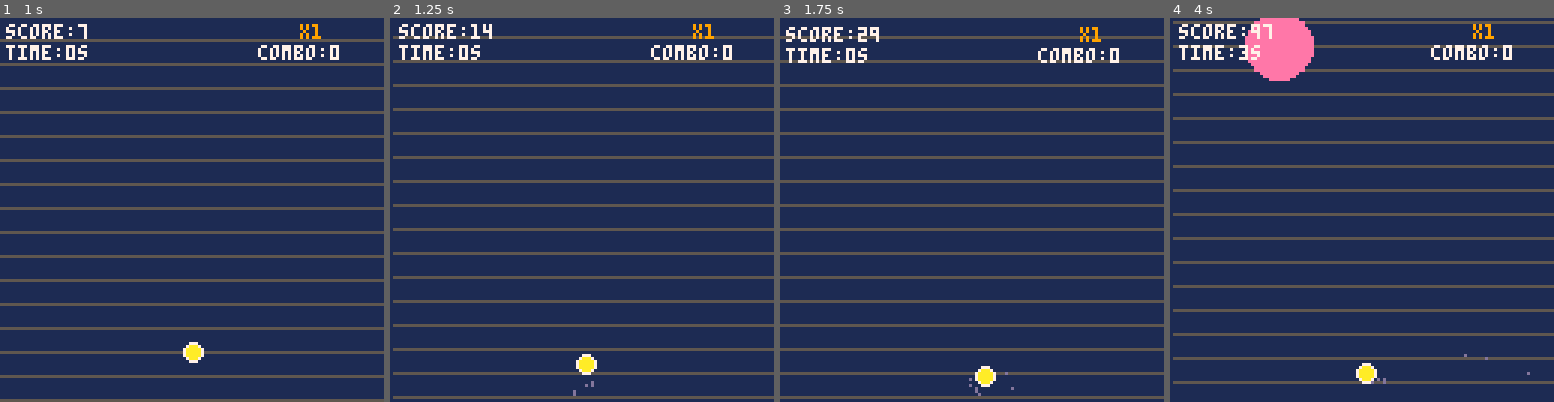
Above: before the commit, frames 1-4 (left to right).
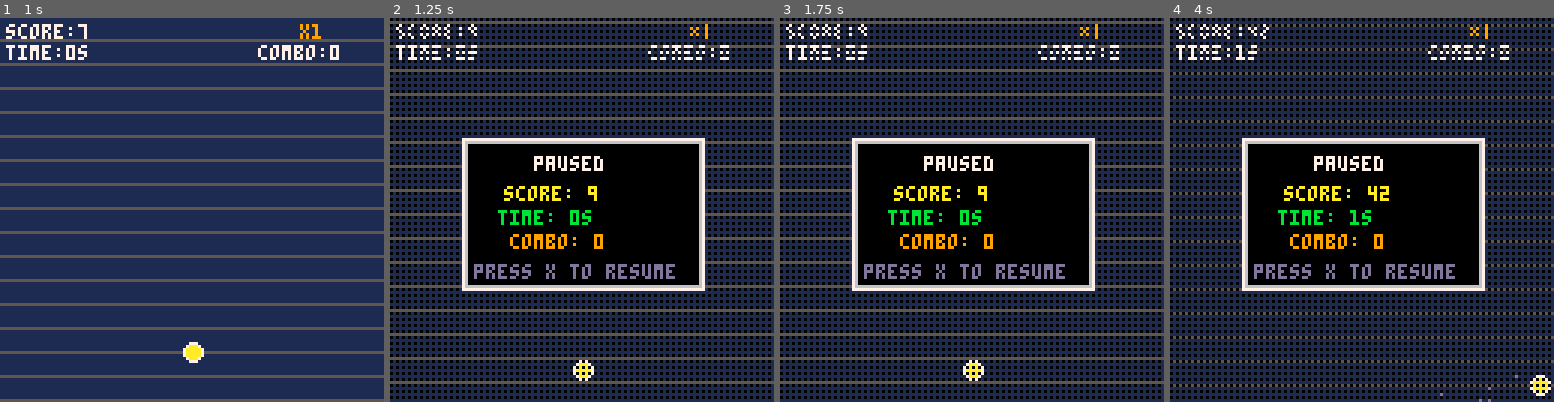
Above: after the commit, the same moments.

Repository: jeffcampbell/game-a-day
Game: PICO-8 cartridge games/2026-02-27/game.p8
Two runs of this game, one before a commit and one after it. Both use one fixed random seed, a clock stepped at 60 frames per second and the inputs below.
Inputs:
- Up to frame 1 (1 s): tap X (X key) at 0.33 s; tap O (Z key) at 0.7 s
- Up to frame 2 (1.25 s): tap X (X key) at 1.07 s
- Up to frame 3 (1.75 s): hold Right from 1.6 s (still down); tap O (Z key) at 1.7 s
- Up to frame 4 (4 s): tap X (X key) at 1.85, 2.97 s; release Right at 2.1 s; tap O (Z key) every 0.4 s from 2.1 to 3.7 s; hold Up 2.15-2.42 s; hold Right 2.47-3.03 s; hold Left 3.08-3.58 s; hold Down 3.63-3.97 s

Frame 1 is identical in both runs. In frame 2, 59% of the frame differs, in the area x 0-100%, y 0-100%; in frame 3, 58%; in frame 4, 59%.

Commit message:
Add pause functionality to Bounce King
Implemented pause state with X button control:
- Press X during gameplay to pause (freezes all game physics and timers)
- Press X again to resume gameplay
- Pause screen shows: current score, game time, combo, and resume instructions
- Music stops when paused, resumes when unpaused
- Visual dimming overlay (checkerboard pattern) indicates paused state
- 15-frame cooldown prevents rapid pause/unpause
- All timers frozen: gametime, shield_time, slowmo_time, doublescore_time
- Logging: state:pause and state:resume for test infrastructure

Co-Authored-By: Claude Sonnet 4.5 <noreply@anthropic.com>

Diff:
--- a/games/2026-02-27/game.p8
+++ b/games/2026-02-27/game.p8
@@ -37,6 +37,7 @@
 difficulty = 2  -- 1=easy, 2=normal, 3=hard
 diff_selection = 2  -- current selection cursor
 input_cooldown = 0  -- navigation delay
+pause_cooldown = 0  -- pause button cooldown
 
 -- visual juice
 shake_time = 0
@@ -93,6 +94,8 @@
     update_difficulty_select()
   elseif state == "play" then
     update_play()
+  elseif state == "pause" then
+    update_pause()
   elseif state == "gameover" then
     update_gameover()
   end
@@ -110,6 +113,8 @@
     draw_difficulty_select()
   elseif state == "play" then
     draw_play()
+  elseif state == "pause" then
+    draw_pause()
   elseif state == "gameover" then
     draw_gameover()
   end
@@ -225,6 +230,47 @@
   print("real challenge", 22, 110, 5)
 
   print("up/down: choose", 18, 122, 13)
+end
+
+-- pause state
+function update_pause()
+  -- update pause cooldown
+  if pause_cooldown > 0 then
+    pause_cooldown -= 1
+  end
+
+  -- check for unpause button (X = button 5)
+  local input = test_input()
+  if pause_cooldown == 0 and input & 32 > 0 then
+    state = "play"
+    music(0)  -- resume music
+    _log("state:resume")
+    pause_cooldown = 15
+  end
+end
+
+function draw_pause()
+  -- draw the frozen game state
+  draw_play()
+
+  -- draw semi-transparent overlay (checkerboard pattern for dimming)
+  for i = 0, 127, 2 do
+    for j = 0, 127, 2 do
+      pset(i, j, 0)
+    end
+  end
+
+  -- pause UI box
+  rectfill(24, 40, 104, 90, 0)
+  rect(24, 40, 104, 90, 7)
+  rect(25, 41, 103, 89, 6)
+
+  -- pause text
+  print("paused", 48, 46, 7)
+  print("score: "..score, 38, 56, 10)
+  print("time: "..flr(gametime/30).."s", 36, 64, 11)
+  print("combo: "..combo, 40, 72, 9)
+  print("press x to resume", 28, 82, 13)
 end
 
 -- game initialization
@@ -267,6 +313,21 @@
 
 -- play state
 function update_play()
+  -- update pause cooldown
+  if pause_cooldown > 0 then
+    pause_cooldown -= 1
+  end
+
+  -- check for pause button (X = button 5)
+  local input = test_input()
+  if pause_cooldown == 0 and input & 32 > 0 then
+    state = "pause"
+    music(-1)  -- stop music when paused
+    _log("state:pause")
+    pause_cooldown = 15
+    return
+  end
+
   gametime += 1
 
   -- difficulty progression
@@ -292,8 +353,7 @@
   if slowmo_time > 0 then slowmo_time -= 1 end
   if doublescore_time > 0 then doublescore_time -= 1 end
 
-  -- input
-  local input = test_input()
+  -- movement input
   if input & 1 > 0 then
     ball.vx -= 0.5
     _log("steer_left")
Not shown, changed: games/2026-02-27/game.js
